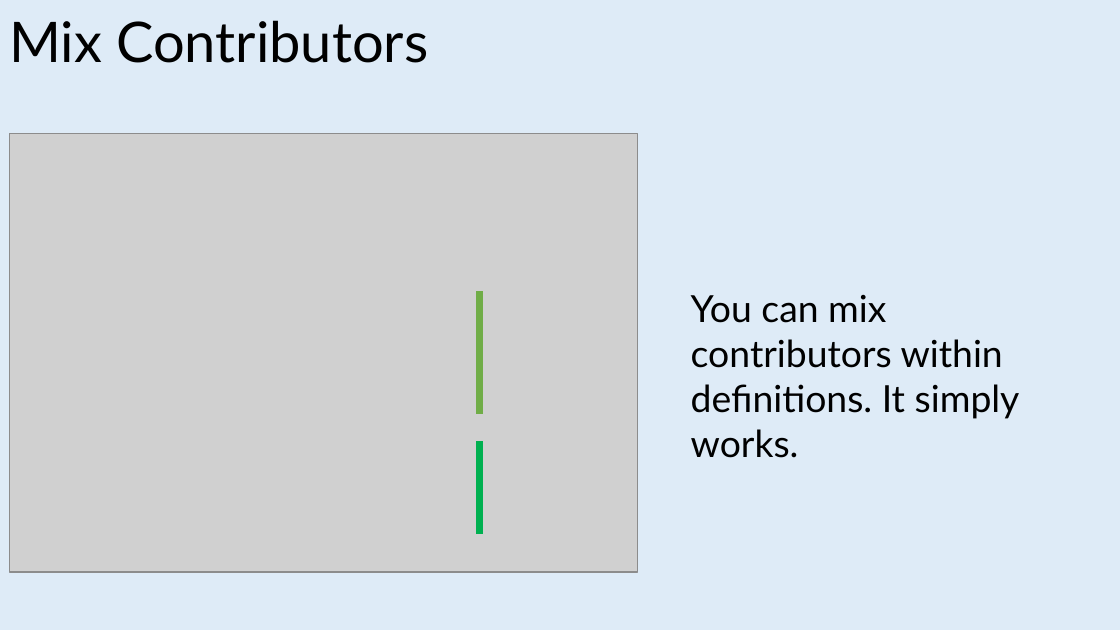
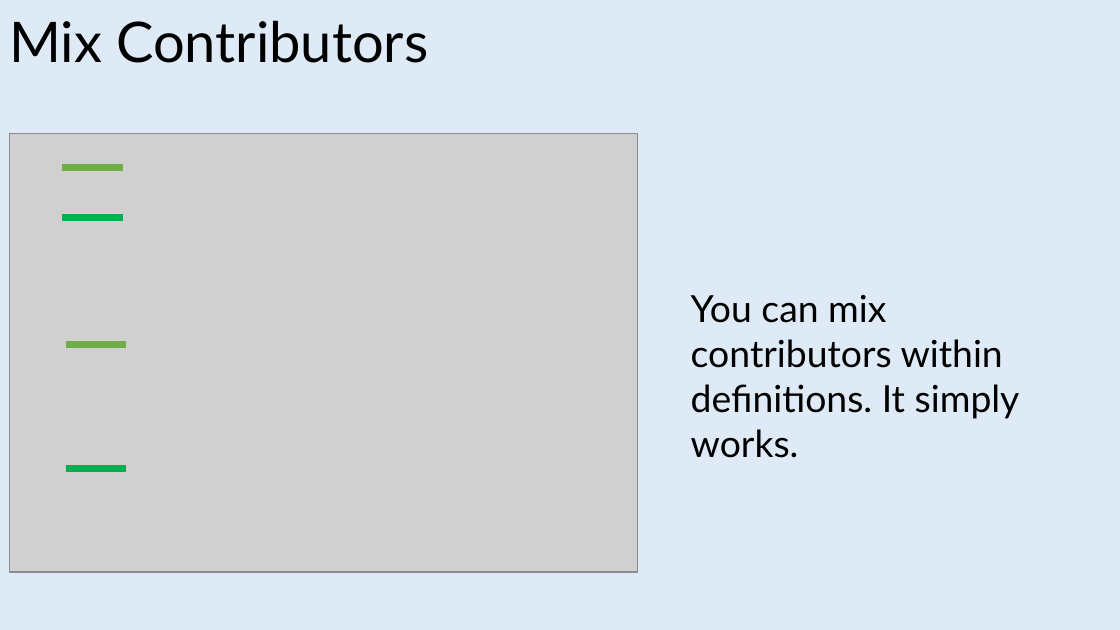
Before and after one commit to jeromerg/NCase, a slide deck: slide 7 of src/NCase.Doc/intern/ReadmeCaroussel.pptx. Drawn at 1120x630 pixels with LibreOffice and Linux fonts; fonts in the diff are those of the drawing; grey boxes stand for pictures. Boxes give left, top, right and bottom in pixels: in the first picture for what was removed or moved away, otherwise in the second. Text is boxed around its words. In the diff, an @@ line names an element or a change of style, - is before the commit and + after.

```diff
--- a/src/NCase.Doc/intern/ReadmeCaroussel.pptx
+++ b/src/NCase.Doc/intern/ReadmeCaroussel.pptx
@@ line added from (62, 168) to (123, 168), #70AD47 4.5 pt @@
@@ line added from (62, 217) to (123, 217), #00B050 4.5 pt @@
@@ line removed from (479, 291) to (479, 414) @@
@@ line added from (66, 345) to (127, 345), #70AD47 4.5 pt @@
@@ line removed from (479, 441) to (479, 534) @@
@@ line added from (66, 468) to (127, 468), #00B050 4.5 pt @@
```
Also in this commit, not shown: 10 other slides changed, 20 other files.
